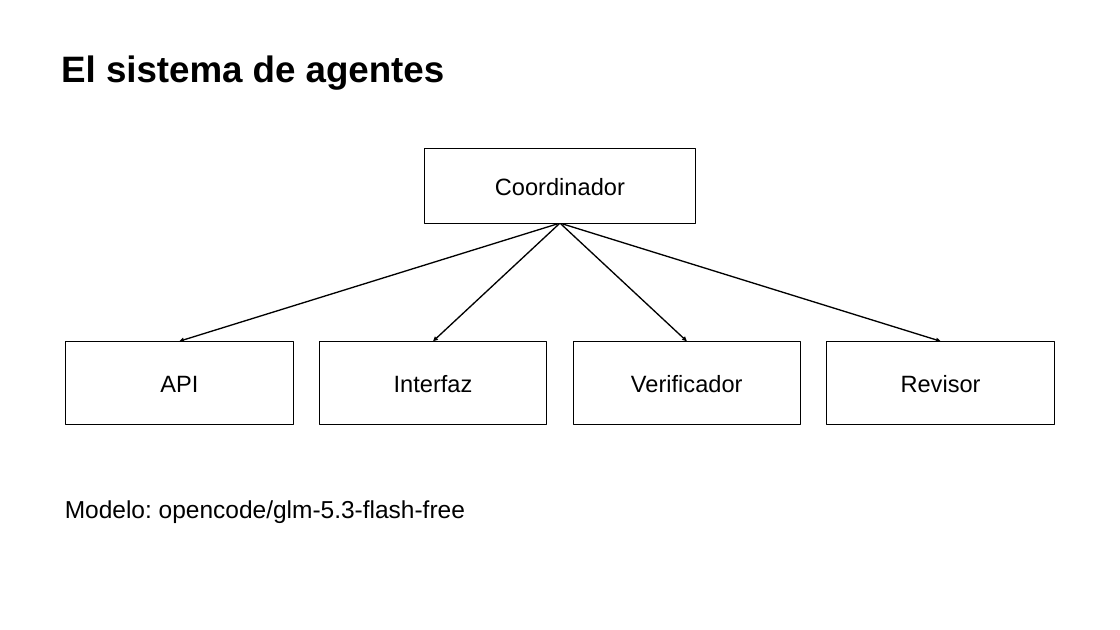
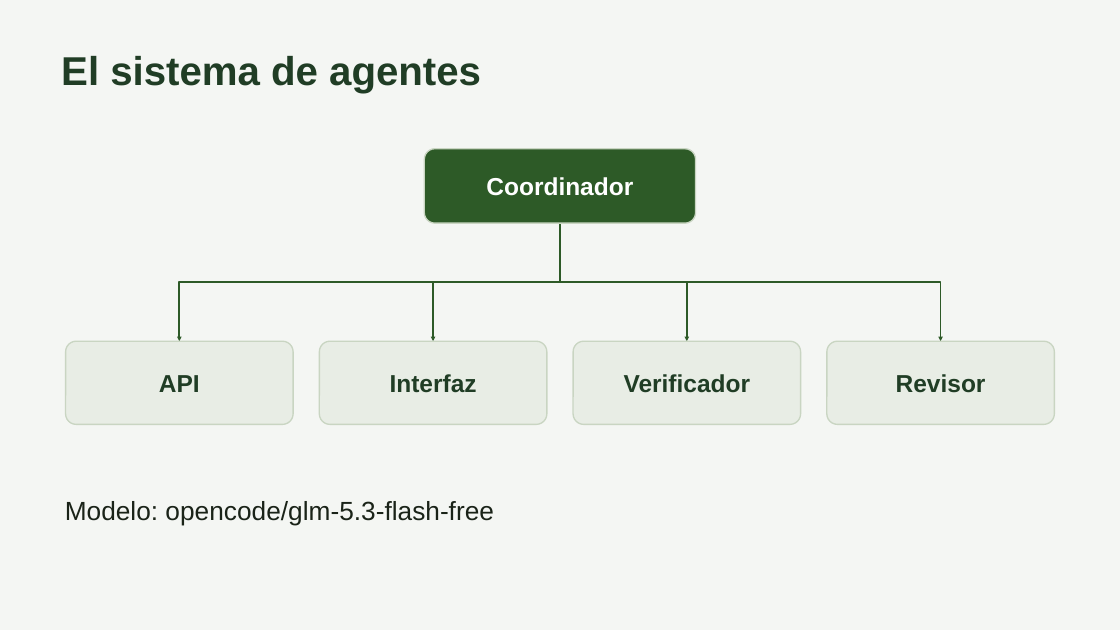
Before and after one commit to carlos-rubio-dev/bovicontrol-pro, a slide deck: slide 5 of docs/integrador/Presentacion.pptx. Drawn at 1120x630 pixels with LibreOffice and Linux fonts; fonts in the diff are those of the drawing. Boxes give left, top, right and bottom in pixels: in the first picture for what was removed or moved away, otherwise in the second. Text is boxed around its words. In the diff, an @@ line names an element or a change of style, - is before the commit and + after.

```diff
--- a/docs/integrador/Presentacion.pptx
+++ b/docs/integrador/Presentacion.pptx
@@ background #FFFFFF to #F4F6F3 @@
@@ text "El sistema de agentes" at bbox=[61, 56, 481, 93]: size 31.5 to 34.5 pt, text colour #000000 to #203D25 @@
@@ rounded rectangle "Coordinador" at bbox=[424, 149, 696, 223]: size 20.2 to 21 pt, text colour #000000 to #FFFFFF, bold on; rectangle to rounded rectangle; fill #FFFFFF to #2D5A27; outline #000000 0.75 pt to #C9D5C2 1.13 pt @@
@@ arrow removed from (560, 223) to (180, 341) @@
@@ elbow arrow added from (560, 223) to (180, 341), #2D5A27 1.5 pt @@
@@ arrow removed from (560, 223) to (434, 341) @@
@@ elbow arrow added from (560, 223) to (434, 341), #2D5A27 1.5 pt @@
@@ arrow removed from (560, 223) to (941, 341) @@
@@ arrow removed from (560, 223) to (687, 341) @@
@@ elbow arrow added from (560, 223) to (941, 341), #2D5A27 1.5 pt @@
@@ elbow arrow added from (560, 223) to (687, 341), #2D5A27 1.5 pt @@
@@ size 20.2 to 21 pt, text colour #000000 to #203D25, bold on; rectangle to rounded rectangle; fill #FFFFFF to #E8EDE5; outline #000000 0.75 pt to #C9D5C2 1.13 pt in 4 elements at bbox=[66, 341, 293, 424], bbox=[319, 341, 547, 424], bbox=[573, 341, 801, 424], bbox=[827, 341, 1054, 424] @@
@@ text "Modelo: opencode/glm-5.3-flash-free" at bbox=[65, 501, 494, 526]: size 21 to 22.5 pt, text colour #000000 to #1A2318 @@
```
Also in this commit, not shown: 16 other slides changed.
